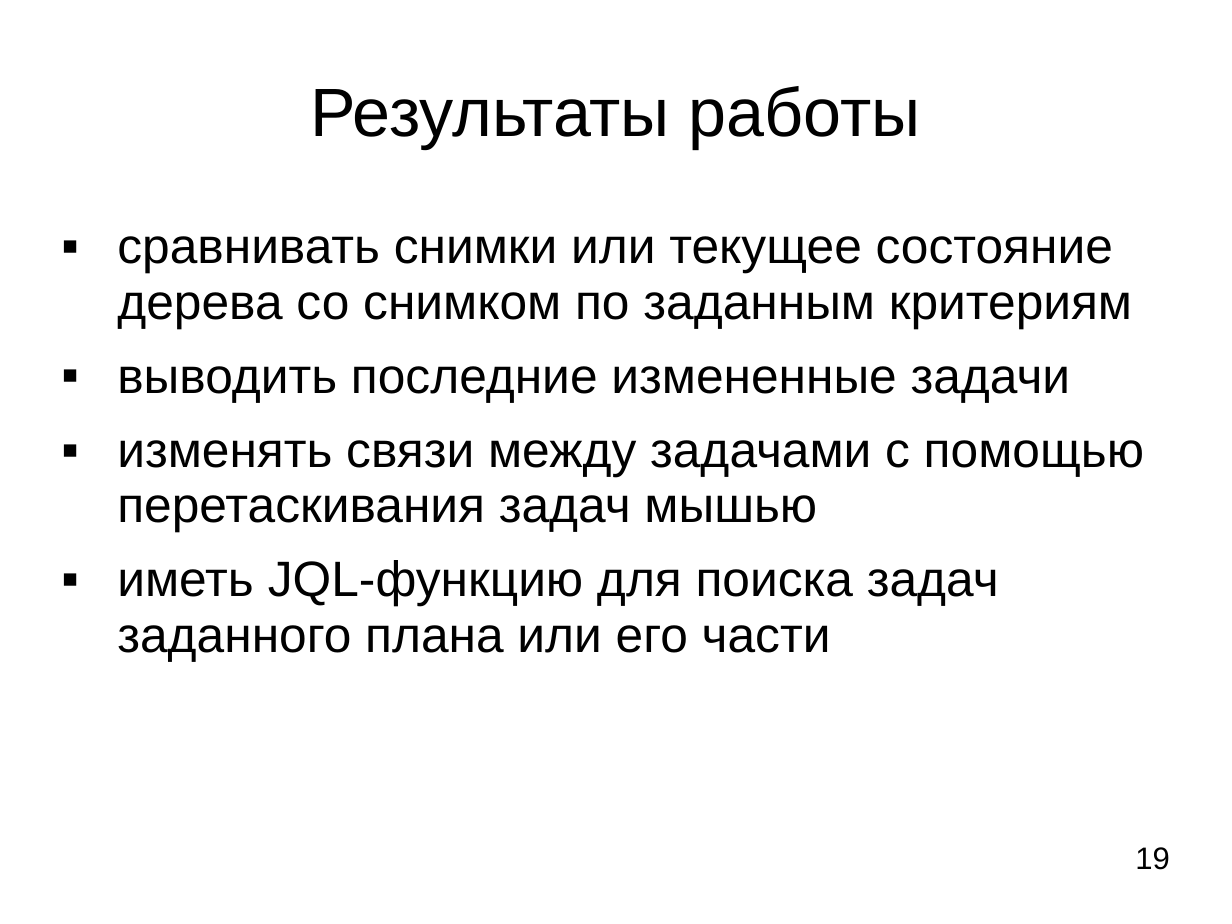
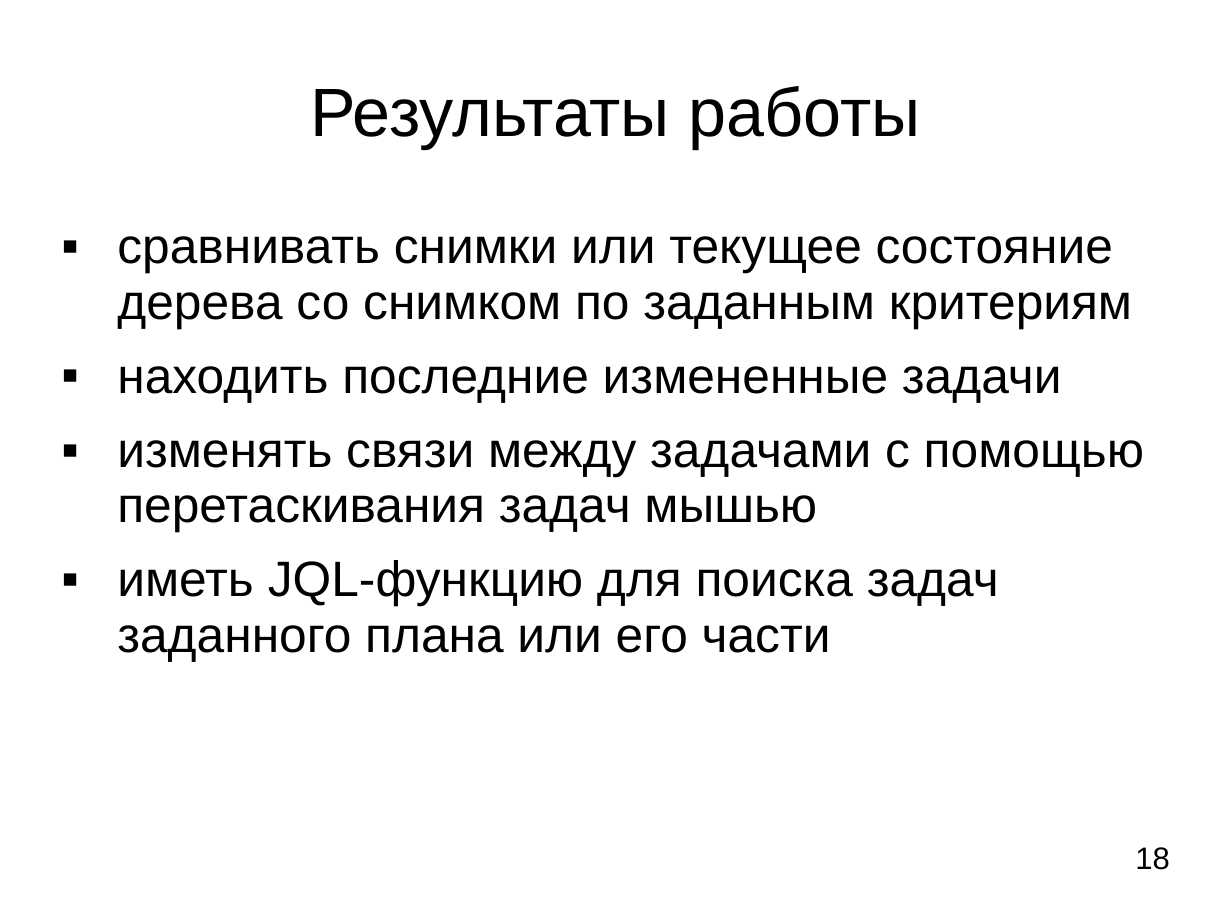
Before and after one commit to LilyTs/Diplom, a slide deck: slide 18 of Цаплина_(Дипломная).ppt (slide 19 before the commit). Drawn at 1232x924 pixels with LibreOffice and Linux fonts; fonts in the diff are those of the drawing. Boxes give left, top, right and bottom in pixels: in the first picture for what was removed or moved away, otherwise in the second. Text is boxed around its words. In the diff, an @@ line names an element or a change of style, - is before the commit and + after.

```diff
--- a/Цаплина_(Дипломная).ppt
+++ b/Цаплина_(Дипломная).ppt
@@ text at <box>117,366,1062,402</box>: text changed @@
-▪ выводить последние измененные задачи
+▪ находить последние измененные задачи
@@ page number at <box>1135,847,1170,870</box>: text changed @@
-19
+18
```
Also in this commit, not shown: 1 slide added, 2 slides removed, 15 other files.
